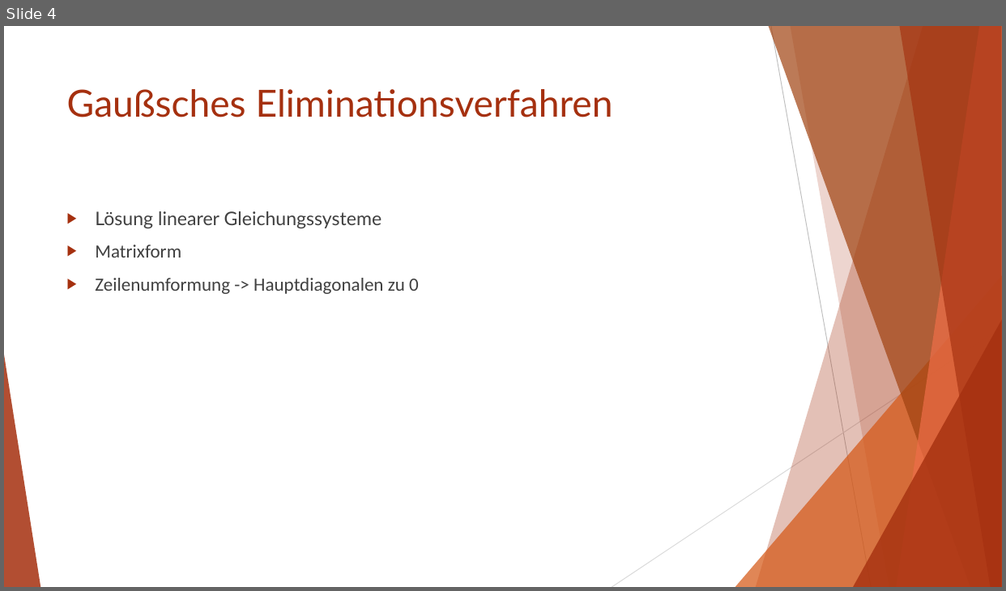
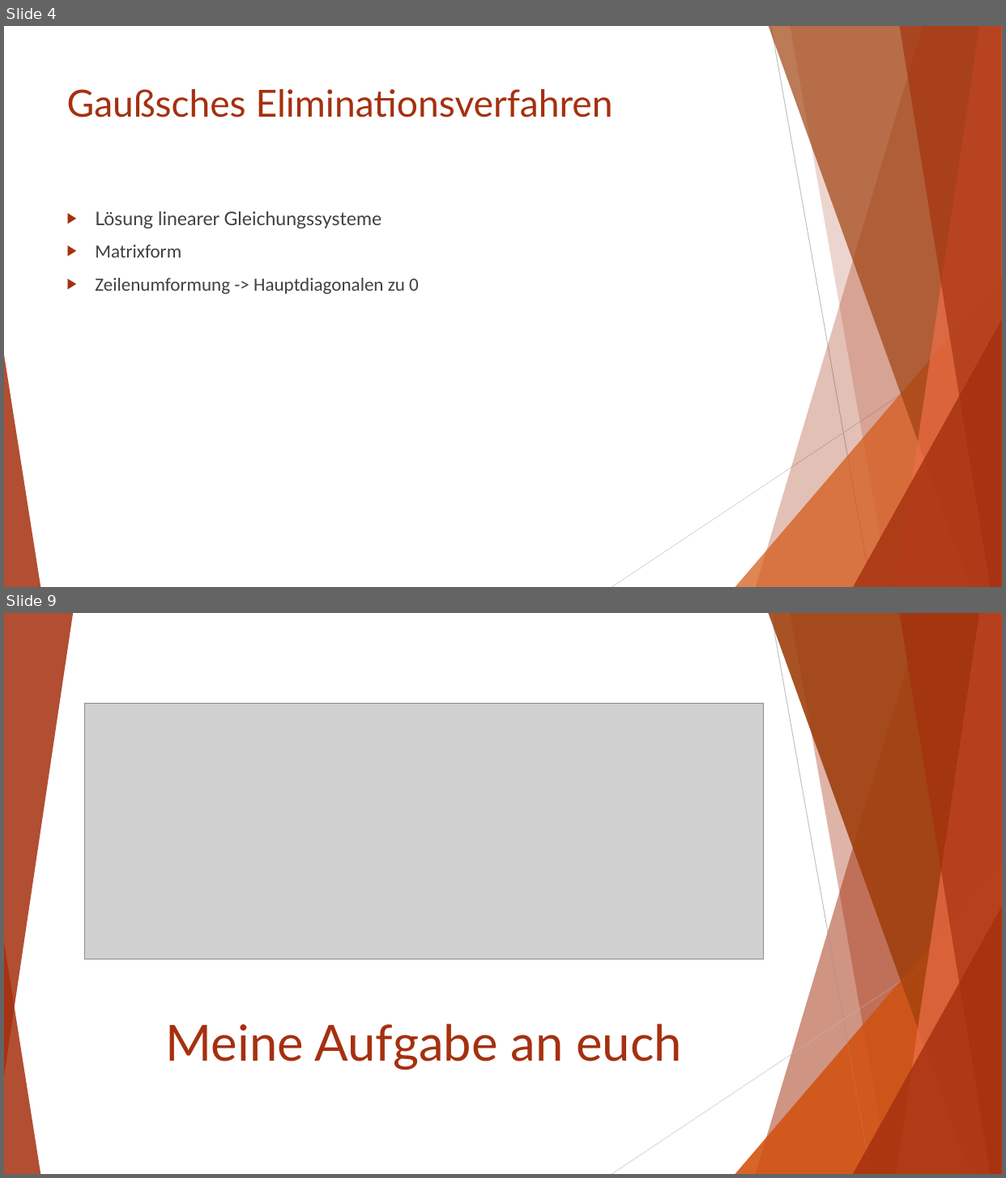
Before and after one commit to Zwilli/Numerik_und_Logik, a slide deck: Ortner/Gaußsches Eliminationsverfahren.pptx. Shown one above the other, each under a label of ours: slide 4 before the commit, slides 4 and 9 after it; the slides between them are not shown. The pictures are 1006x591 and 1006x1178 pixels, drawn with LibreOffice and Linux fonts; fonts in the diff are those of the drawing; grey boxes stand for pictures. Boxes give left, top, right and bottom in pixels: in the first picture for what was removed or moved away, otherwise in the second. Text is boxed around its words. In the diff, an @@ line names an element or a change of style, - is before the commit and + after.

```diff
--- a/Ortner/Gaußsches Eliminationsverfahren.pptx
+++ b/Ortner/Gaußsches Eliminationsverfahren.pptx
@@ slide 9 added at [4, 613, 1002, 1174], background #FFFFFF; not listed: 8 template elements that a slide beside it also shows @@
@@ group added at [4, 613, 1002, 1174]: 5 freeform shapes, 3 triangles, 2 lines @@
@@ picture added at [85, 703, 763, 960] @@
@@ title added at [166, 1024, 682, 1071], 48 pt, text #A5300F @@
+Meine Aufgabe an euch
```
Also in this commit, not shown: 5 other slides added, 1 slide removed, 1 other file.
